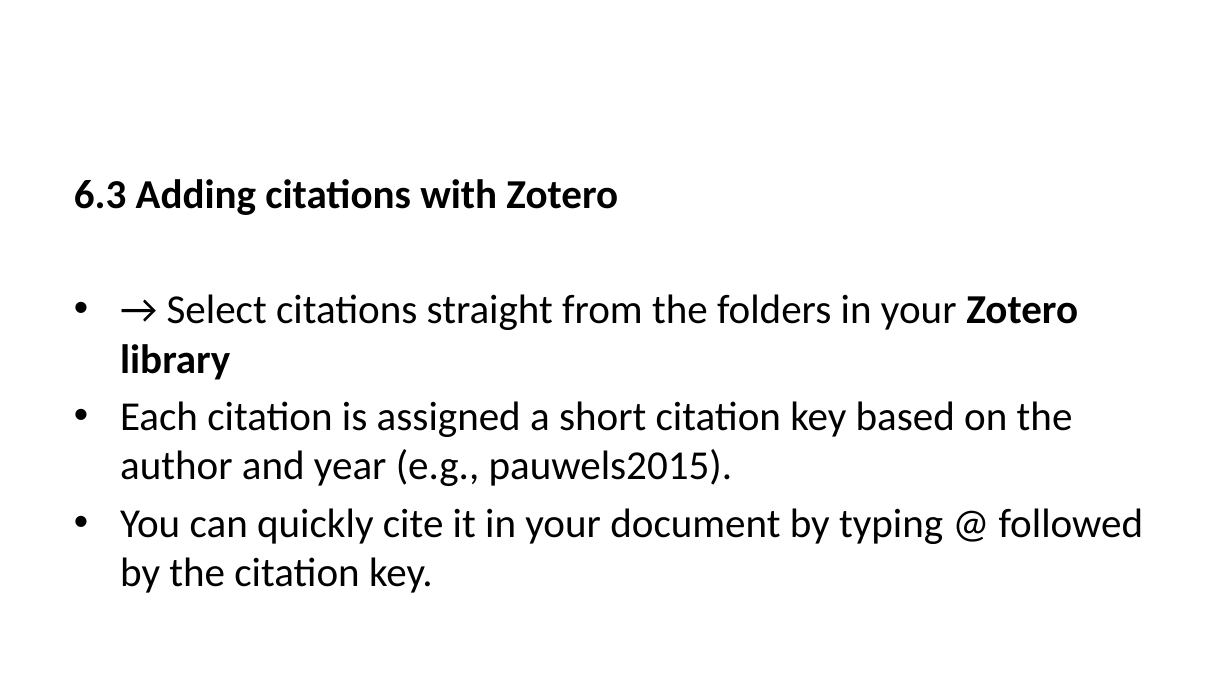
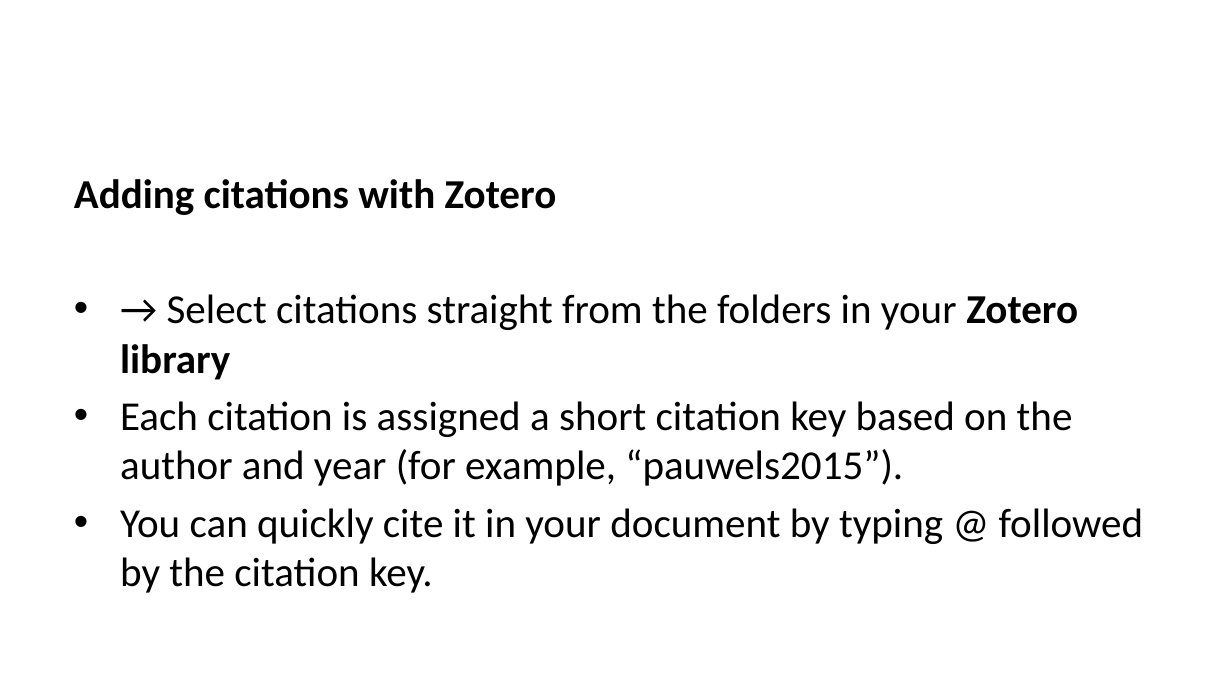
Before and after one commit to lmu-osc/train-the-trainer-student-track-OS, a slide deck: slide 53 of _site/materials/OS-M3/OS-M3-S6-Quarto/OS-M3-S6-Quarto-slides.pptx (slide 54 before the commit). Drawn at 1232x693 pixels with LibreOffice and Linux fonts; fonts in the diff are those of the drawing. Boxes give left, top, right and bottom in pixels: in the first picture for what was removed or moved away, otherwise in the second. Text is boxed around its words. In the diff, an @@ line names an element or a change of style, - is before the commit and + after.

```diff
--- a/_site/materials/OS-M3/OS-M3-S6-Quarto/OS-M3-S6-Quarto-slides.pptx
+++ b/_site/materials/OS-M3/OS-M3-S6-Quarto/OS-M3-S6-Quarto-slides.pptx
@@ text at box(74, 179, 557, 215): text changed @@
-6.3 Adding citations with Zotero
+Adding citations with Zotero
@@ text at box(120, 401, 1073, 486): text changed @@
-• Each citation is assigned a short citation key based on the author and year (e.g., pauwels2015).
+• Each citation is assigned a short citation key based on the author and year (for example, “pauwels2015”).
```
Also in this commit, not shown: 49 other slides changed, 2 slides added, 2 slides removed, 36 other files.
